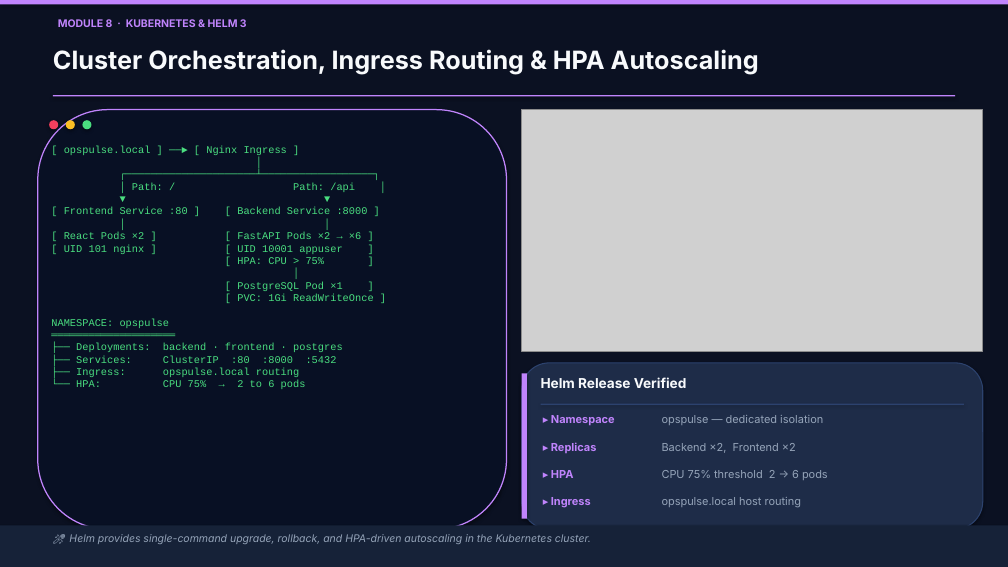
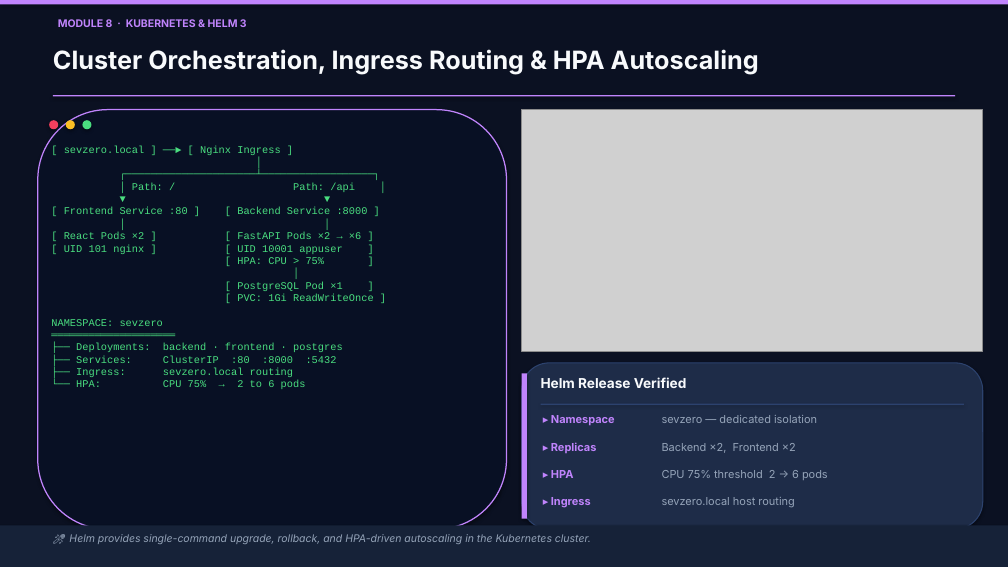
Before and after one commit to SathwikPerla/Final-DevOps-Project-Troubleshooting, a slide deck: slide 8 of demo/SevZero_Capstone_Presentation_v2.pptx. Drawn at 1008x567 pixels with LibreOffice and Linux fonts; fonts in the diff are those of the drawing; grey boxes stand for pictures. Boxes give left, top, right and bottom in pixels: in the first picture for what was removed or moved away, otherwise in the second. Text is boxed around its words. In the diff, an @@ line names an element or a change of style, - is before the commit and + after.

```diff
--- a/demo/SevZero_Capstone_Presentation_v2.pptx
+++ b/demo/SevZero_Capstone_Presentation_v2.pptx
@@ text at (51,146,374,389): text changed @@
-[ opspulse.local ] ──► [ Nginx Ingress ]
-│
-┌─────────────────────┴──────────────────┐
-│ Path: / Path: /api │
-▼ ▼
-[ Frontend Service :80 ] [ Backend Service :8000 ]
-│ │
-[ React Pods ×2 ] [ FastAPI Pods ×2 → ×6 ]
-[ UID 101 nginx ] [ UID 10001 appuser ]
-[ HPA: CPU > 75% ]
-│
-[ PostgreSQL Pod ×1 ]
-[ PVC: 1Gi ReadWriteOnce ]
-NAMESPACE: opspulse
-════════════════════
-├── Deployments: backend · frontend · postgres
-├── Services: ClusterIP :80 :8000 :5432
-├── Ingress: opspulse.local routing
-└── HPA: CPU 75% → 2 to 6 pods
+[ sevzero.local ] ──► [ Nginx Ingress ]
+│
+┌─────────────────────┴──────────────────┐
+│ Path: / Path: /api │
+▼ ▼
+[ Frontend Service :80 ] [ Backend Service :8000 ]
+│ │
+[ React Pods ×2 ] [ FastAPI Pods ×2 → ×6 ]
+[ UID 101 nginx ] [ UID 10001 appuser ]
+[ HPA: CPU > 75% ]
+│
+[ PostgreSQL Pod ×1 ]
+[ PVC: 1Gi ReadWriteOnce ]
+NAMESPACE: sevzero
+════════════════════
+├── Deployments: backend · frontend · postgres
+├── Services: ClusterIP :80 :8000 :5432
+├── Ingress: sevzero.local routing
+└── HPA: CPU 75% → 2 to 6 pods
@@ text at (662,415,817,423): text changed @@
-opspulse — dedicated isolation
+sevzero — dedicated isolation
@@ text at (662,497,794,507): text changed @@
-opspulse.local host routing
+sevzero.local host routing
```
Also in this commit, not shown: 4 other slides changed, 55 other files.
